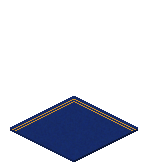
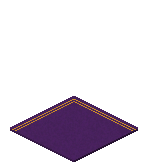
Comparing the layer stacks of the two (148, 164) images. Changes:
painted on "Stripes", unmasked it over (12, 99, 136, 131)
renamed "Layer 6 copy" to "Iso_Deco_Ground_Carpet_Blue_08", painted on it over (10, 96, 138, 162)
